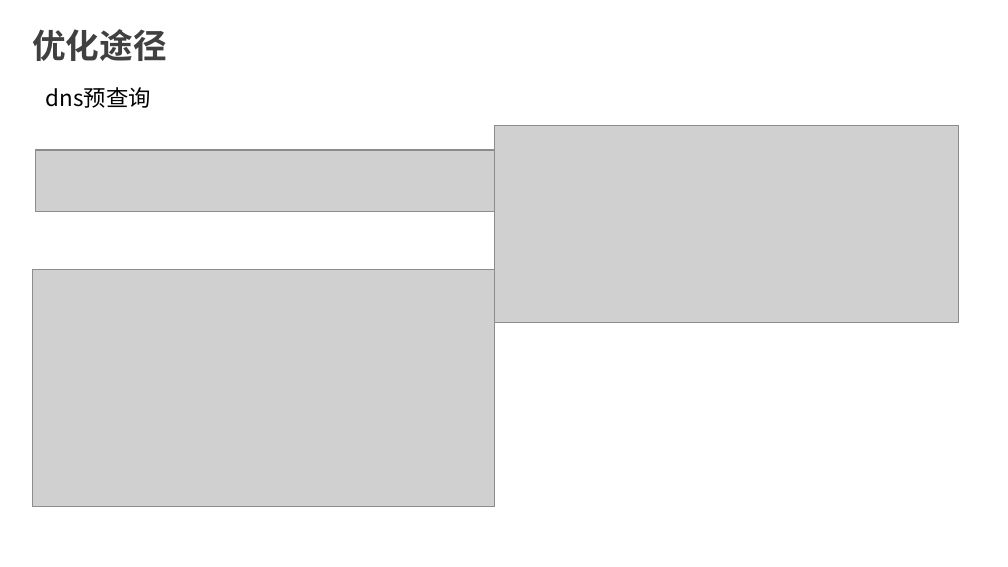
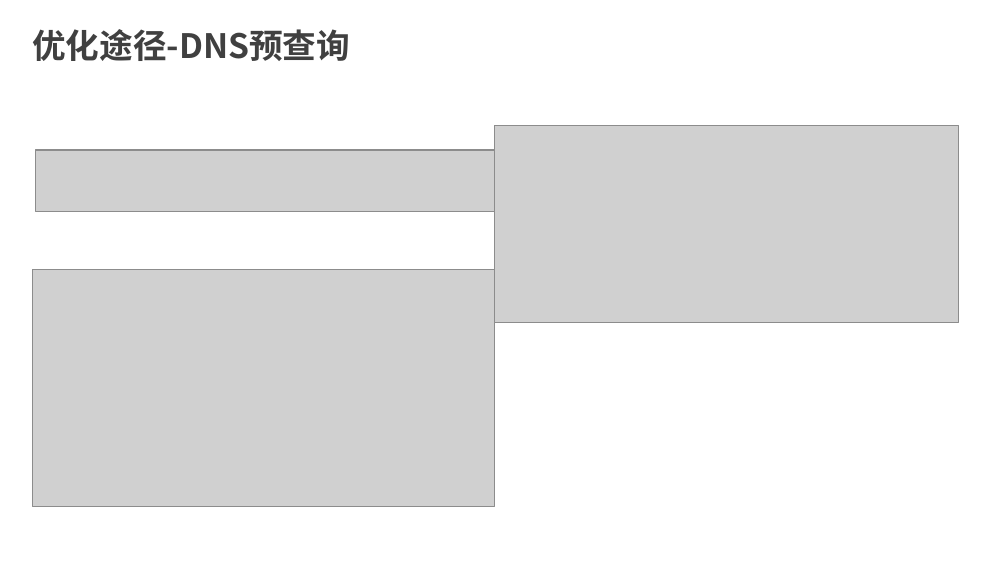
Before and after one commit to 1465799166/biye, a slide deck: slide 29 of 毕业设计答辩-沈家衡.pptx. Drawn at 1008x567 pixels with LibreOffice and Linux fonts; fonts in the diff are those of the drawing; grey boxes stand for pictures. Boxes give left, top, right and bottom in pixels: in the first picture for what was removed or moved away, otherwise in the second. Text is boxed around its words. In the diff, an @@ line names an element or a change of style, - is before the commit and + after.

```diff
--- a/毕业设计答辩-沈家衡.pptx
+++ b/毕业设计答辩-沈家衡.pptx
@@ text at <box>32,29,350,61</box>: text changed @@
-优化途径
+优化途径-DNS预查询
@@ text removed at <box>46,87,151,108</box> @@
-dns预查询
```
Also in this commit, not shown: 2 other slides changed, 2 slides added, 2 other files.
